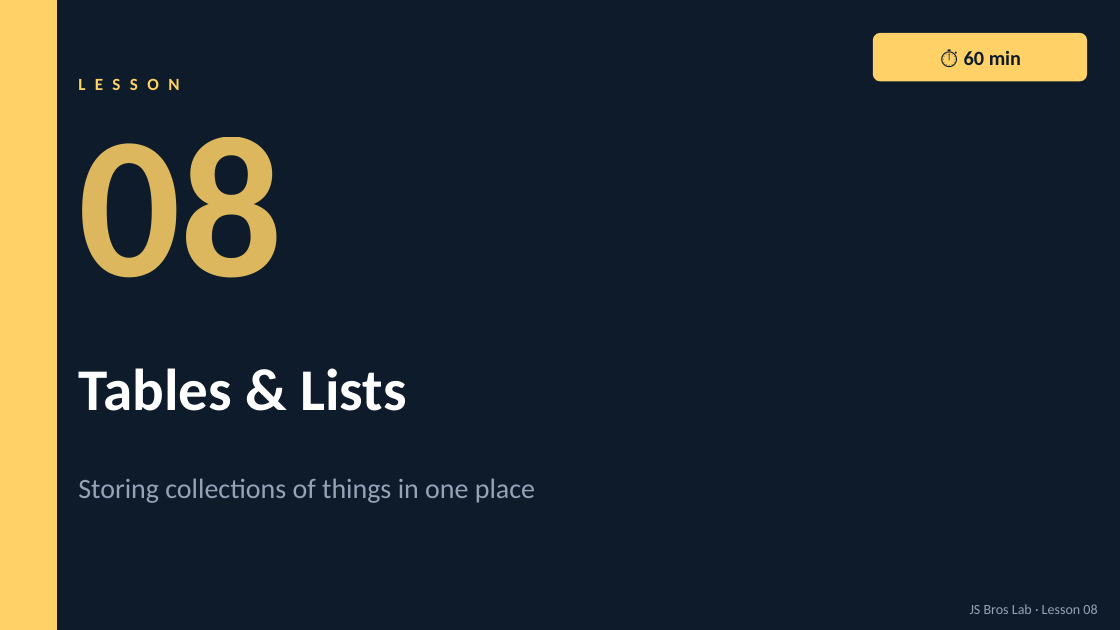
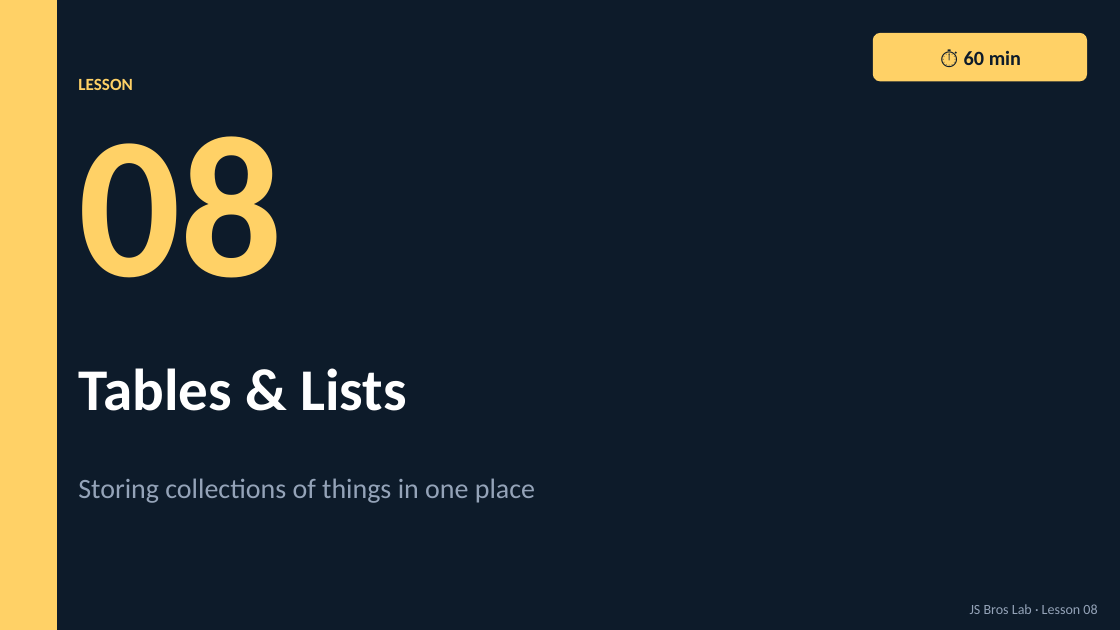
Before and after one commit to js-bro-s/jsbros-lab, a slide deck: slide 24 of static/jsbros-lab-deck.pptx. Drawn at 1120x630 pixels with LibreOffice and Linux fonts; fonts in the diff are those of the drawing. Boxes give left, top, right and bottom in pixels: in the first picture for what was removed or moved away, otherwise in the second. Text is boxed around its words. In the diff, an @@ line names an element or a change of style, - is before the commit and + after.

```diff
--- a/static/jsbros-lab-deck.pptx
+++ b/static/jsbros-lab-deck.pptx
@@ text "08" at (78,136,283,278): text colour #FFD166 at 85% opacity to #FFD166 @@
@@ text "LESSON" at (78,78,132,90): letter spacing 6 to 0 pt @@
```
Also in this commit, not shown: 33 other slides changed.
